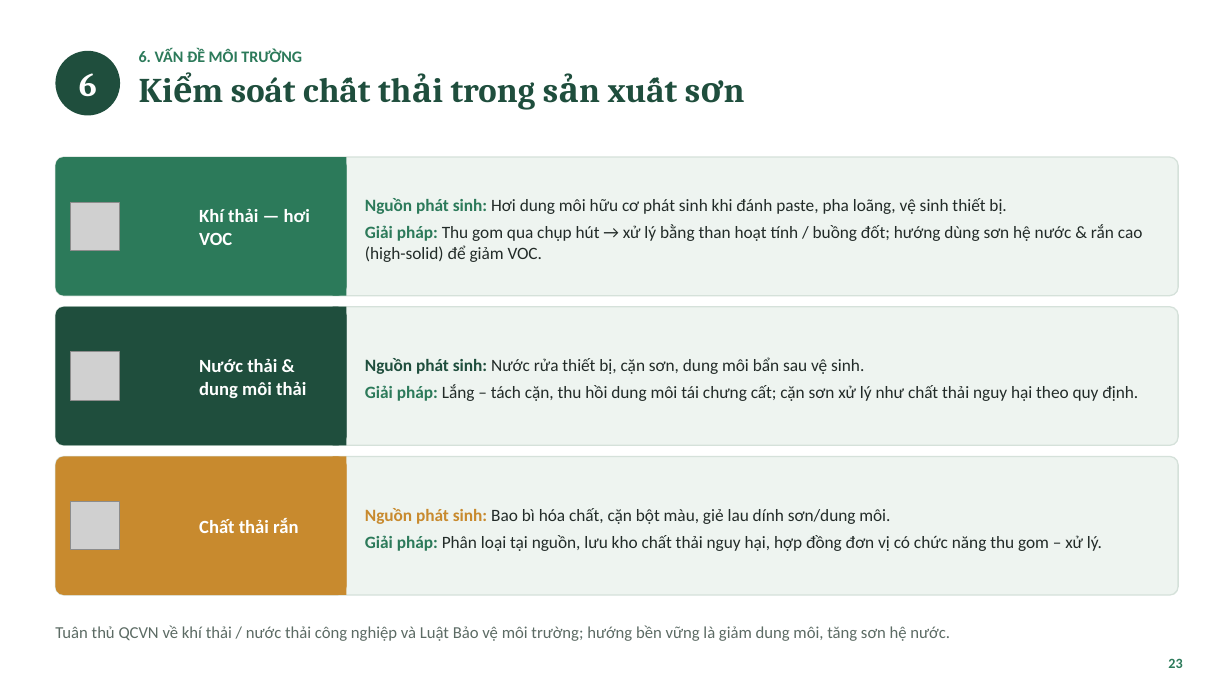
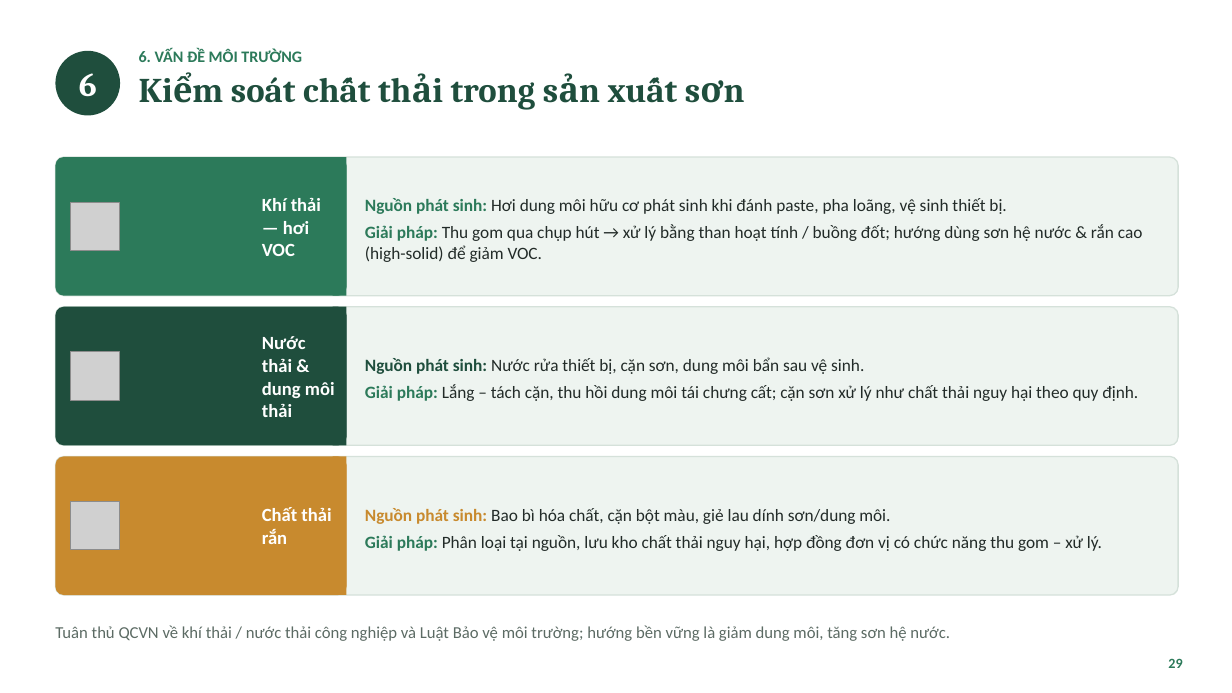
Before and after one commit to tranconcoder/pubic-resources, a slide deck: slide 29 of SuHeo/Báo cáo thực tập - Sơn Hải Vân.pptx (slide 23 before the commit). Drawn at 1232x693 pixels with LibreOffice and Linux fonts; fonts in the diff are those of the drawing; grey boxes stand for pictures. Boxes give left, top, right and bottom in pixels: in the first picture for what was removed or moved away, otherwise in the second. Text is boxed around its words. In the diff, an @@ line names an element or a change of style, - is before the commit and + after.

```diff
--- a/SuHeo/Báo cáo thực tập - Sơn Hải Vân.pptx
+++ b/SuHeo/Báo cáo thực tập - Sơn Hải Vân.pptx
@@ text "Khí thải — hơi VOC" rewrapped from (199, 209, 310, 245) to (262, 198, 321, 256) @@
@@ text "Nước thải & dung môi ..." rewrapped from (199, 359, 306, 398) to (262, 336, 335, 417) @@
@@ text "Chất thải rắn" rewrapped from (199, 518, 298, 533) to (262, 507, 331, 544) @@
@@ text at (1168, 658, 1182, 668): text changed @@
-23
+29
```
Also in this commit, not shown: 14 other slides changed, 6 slides added, 1 other file.
